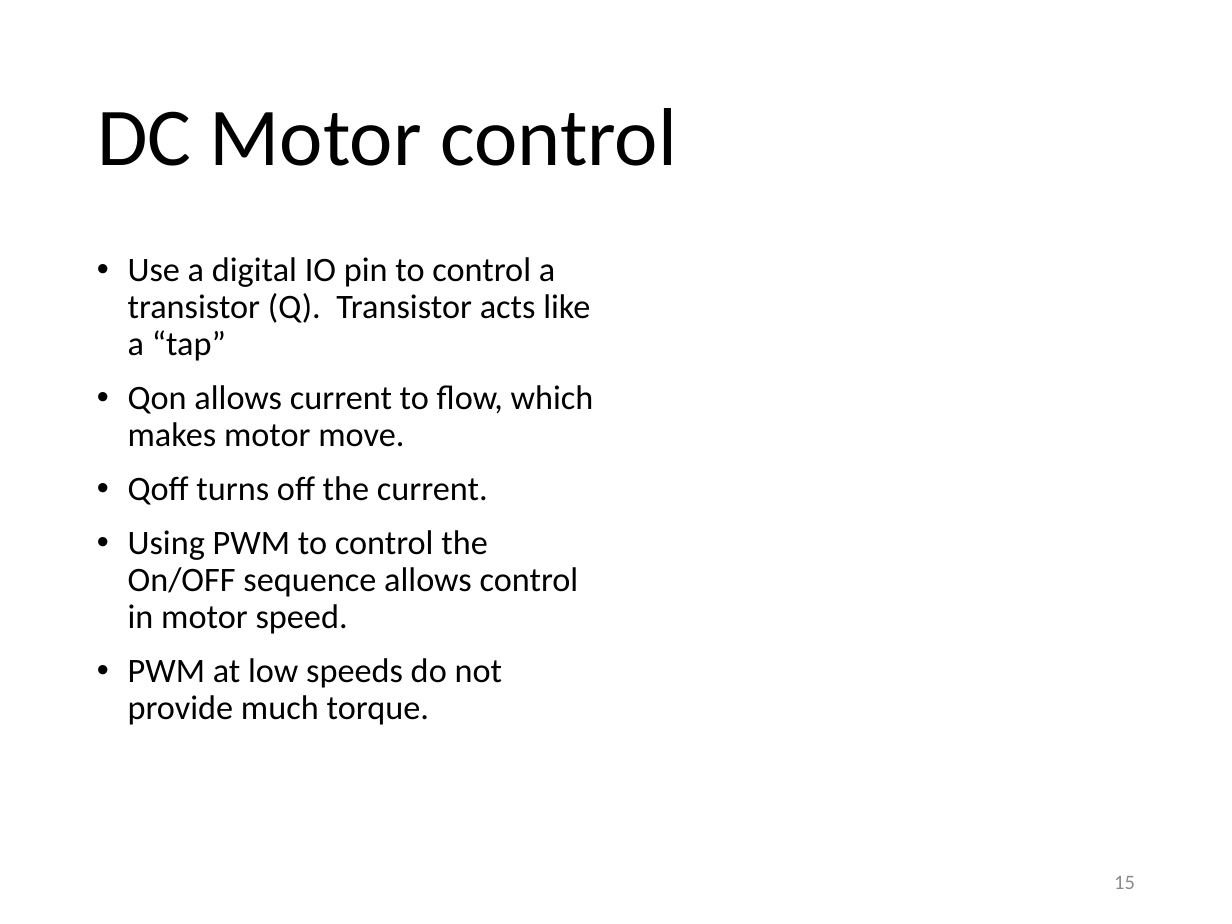
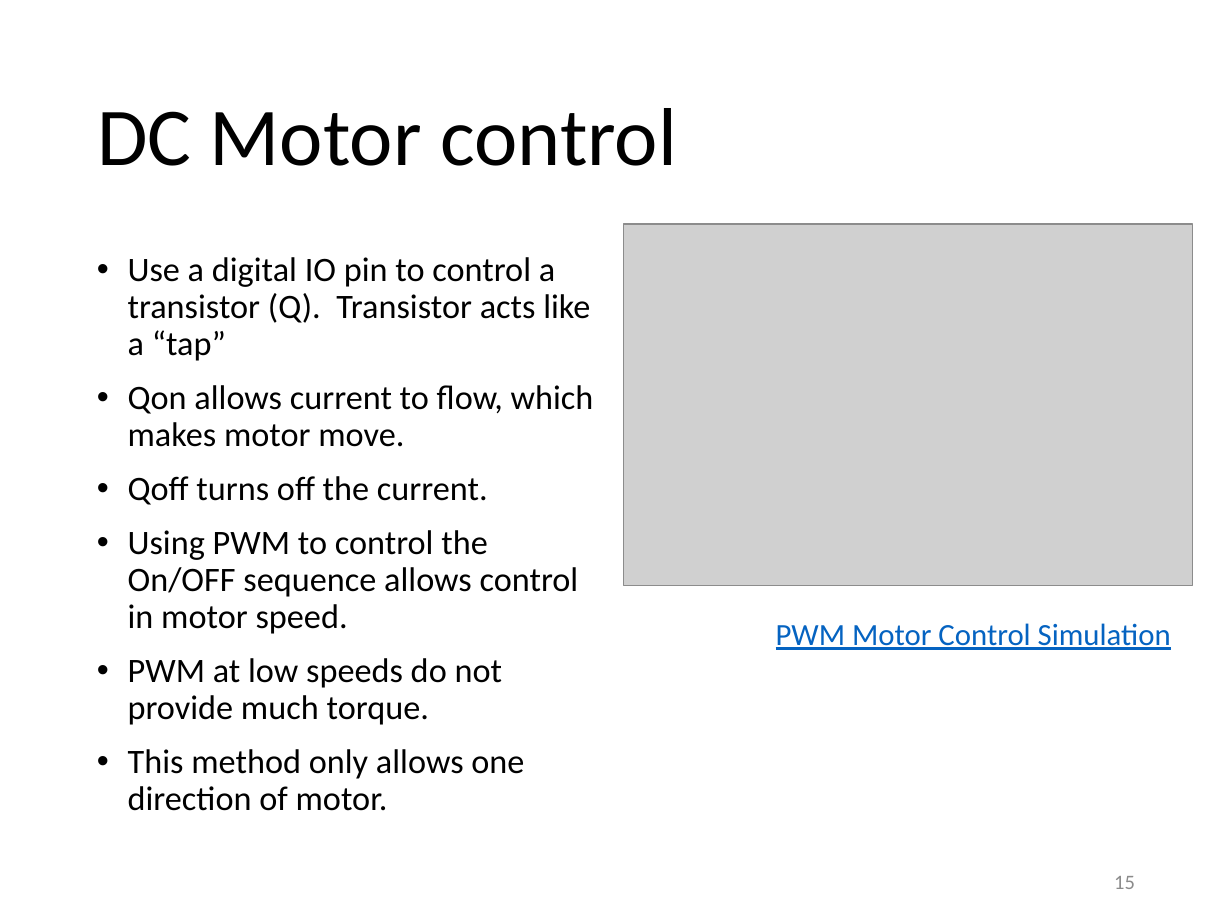
Before and after one commit to RDorville/digfab, a slide deck: slide 15 of presentations/ep1000_actuators/ep1000_actuators.pptx. Drawn at 1232x924 pixels with LibreOffice and Linux fonts; fonts in the diff are those of the drawing; grey boxes stand for pictures; background and template pictures are left out. Boxes give left, top, right and bottom in pixels: in the first picture for what was removed or moved away, otherwise in the second. Text is boxed around its words. In the diff, an @@ line names an element or a change of style, - is before the commit and + after.

```diff
--- a/presentations/ep1000_actuators/ep1000_actuators.pptx
+++ b/presentations/ep1000_actuators/ep1000_actuators.pptx
@@ picture added at bbox=[623, 224, 1193, 585] @@
@@ text added at bbox=[776, 623, 1171, 650], 18 pt, text #0563C1, underline @@
+PWM Motor Control Simulation
@@ text at bbox=[128, 749, 524, 811]: paragraph added @@
+• This method only allows one direction of motor.
```
Also in this commit, not shown: 15 slides added, 11 other files.
